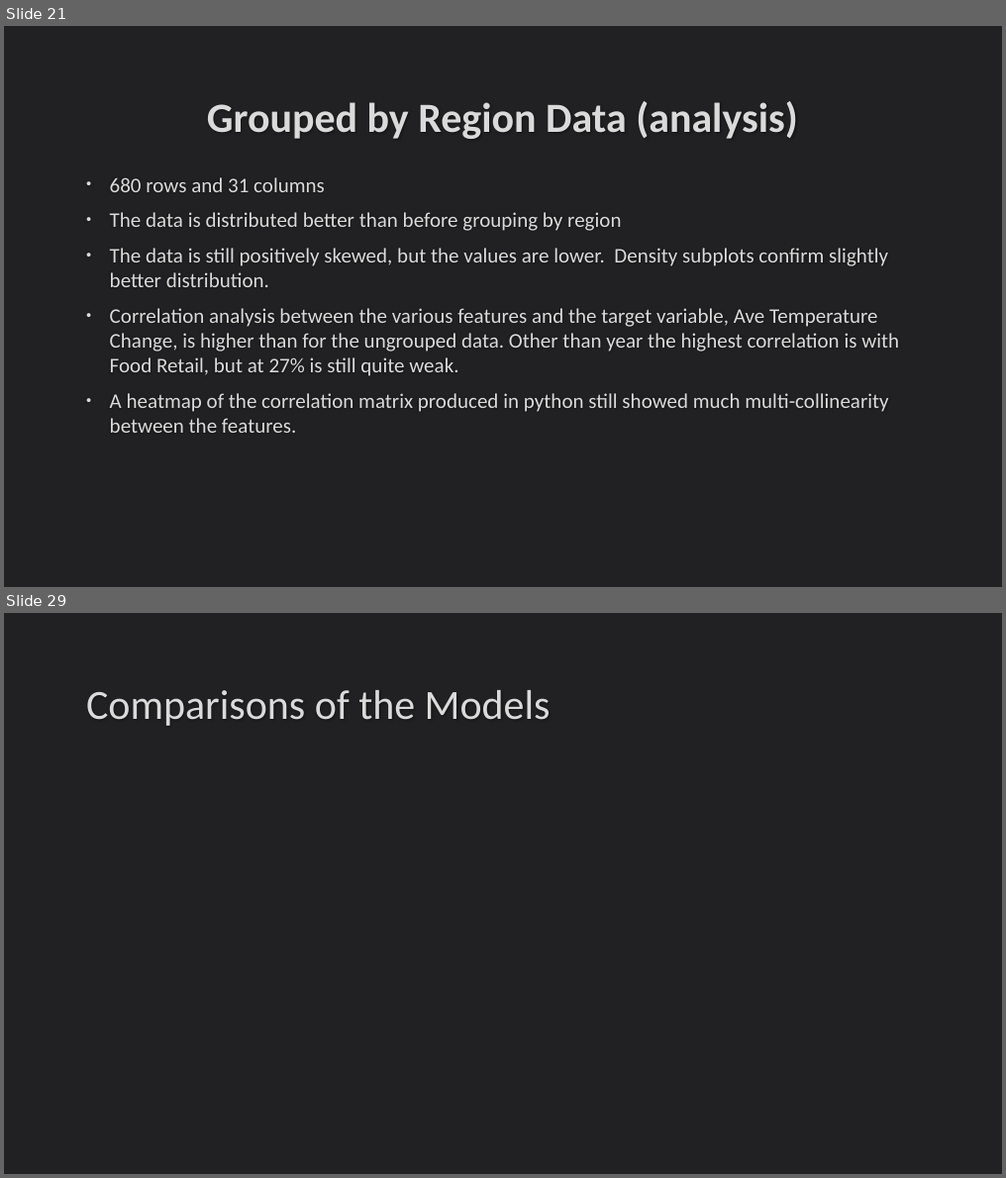
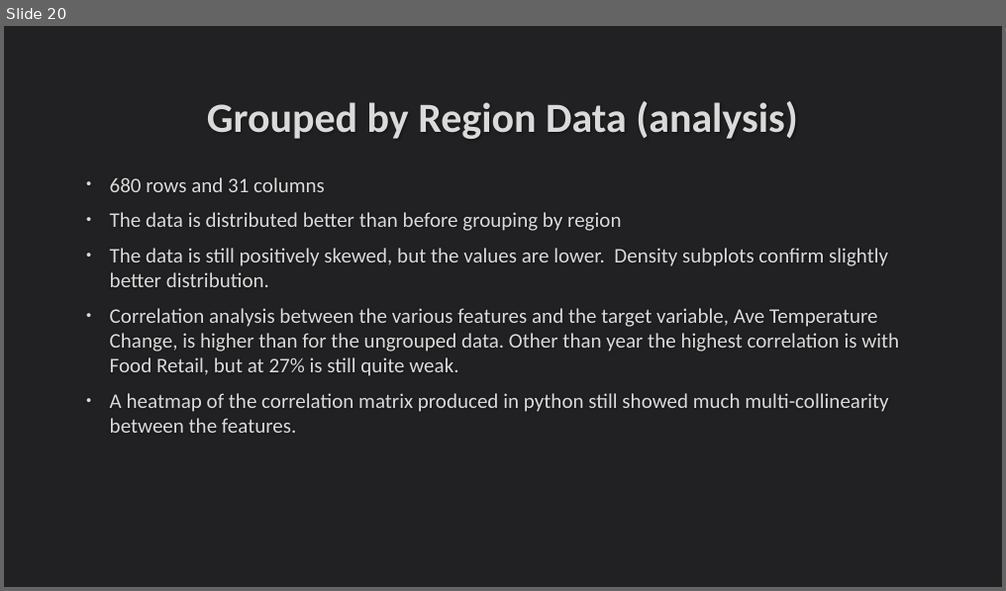
Before and after one commit to DavidFHarrison/2403PTDS_Regression_DH, a slide deck: Regression Project – PTDS 2403.pptx. Shown one above the other, each under a label of ours: slides 21 and 29 before the commit, slide 20 after it; the slides between them are not shown. The pictures are 1006x1178 and 1006x591 pixels, drawn with LibreOffice and Linux fonts; fonts in the diff are those of the drawing. Boxes give left, top, right and bottom in pixels: in the first picture for what was removed or moved away, otherwise in the second. Text is boxed around its words. In the diff, an @@ line names an element or a change of style, - is before the commit and + after.

```diff
--- a/Regression Project – PTDS 2403.pptx
+++ b/Regression Project – PTDS 2403.pptx
@@ slide 29 removed at [4,613,1002,1174], background #212123 @@
@@ title removed at [86,690,550,726] @@
-Comparisons of the Models
@@ what was slide 21 is now slide 20 @@
```
Also in this commit, not shown: 7 slides changed, 12 slides added, 6 other slides removed, 2 other files.
